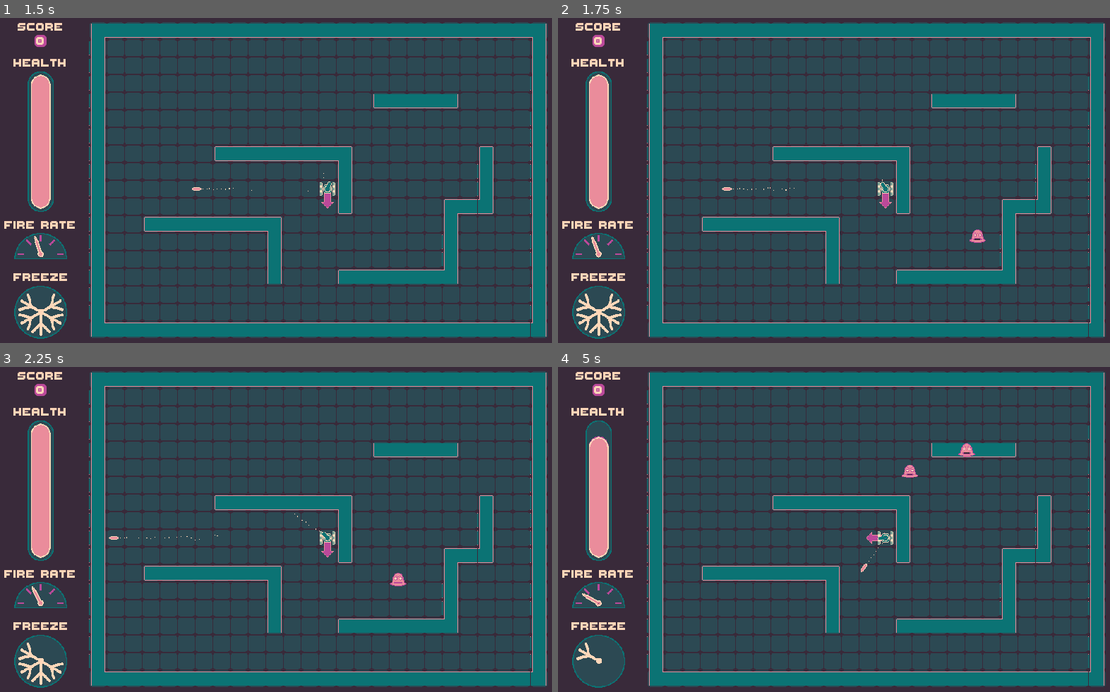
Above: before the commit, frames 1-4 (two rows, left to right).
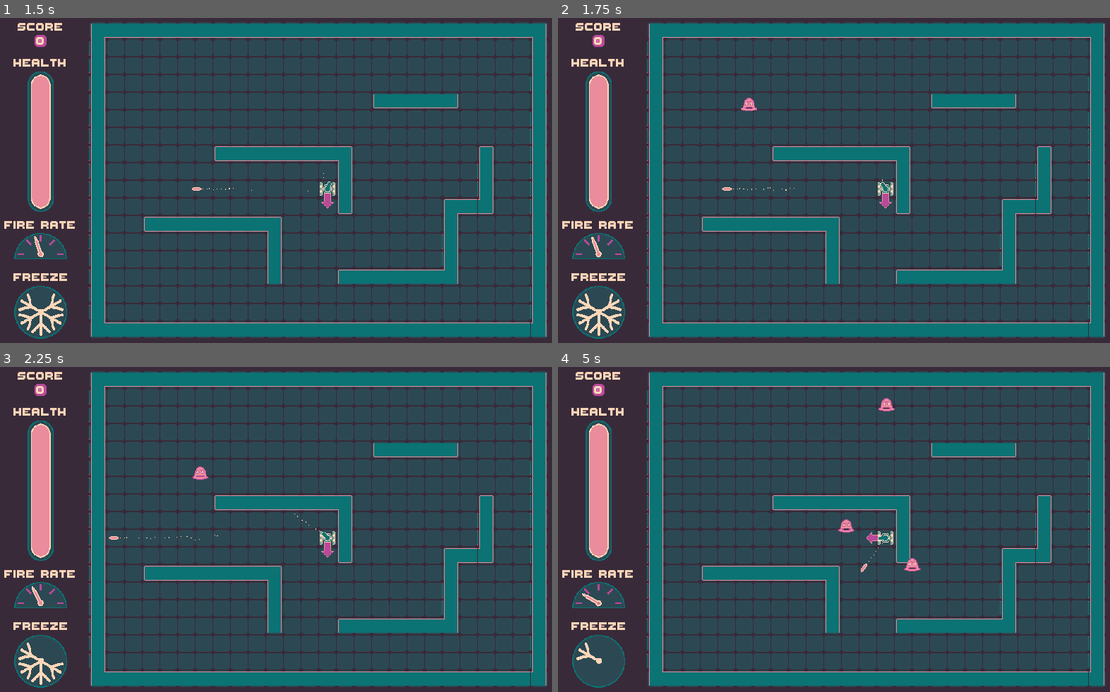
Above: after the commit, the same moments.

Repository: marc-jones/gdl-summer-jam-2021
Game: Godot game, scene res://nodes/PlayState.tscn
Same seed, same stepped clock (60 frames per second), same inputs: the game is played once before the commit and once after it.
Inputs (mouse positions are in pixels of both pictures, inside the frame that each line leads up to):
- Up to frame 1 (1.5 s): tap Enter at 0.5 s; move the mouse to (397, 164) at 0.52 s; hold Right (ui_right) 0.53-1.28 s; tap Space at 1.25 s; move the mouse to (160, 196) at 1.27 s; hold Down (ui_down) from 1.28 s (still down)
- Up to frame 2 (1.75 s): keep holding Down (ui_down)
- Up to frame 3 (2.25 s): move the mouse to (331, 458) at 2.02 s; release Down (ui_down) at 2.03 s; hold Right (ui_right) from 2.03 s (still down)
- Up to frame 4 (5 s): move the mouse to (806, 594) at 2.77 s; release Right (ui_right) at 2.78 s; hold Up (ui_up) 2.78-3.53 s; move the mouse to (999, 578) at 3.52 s; hold Left (ui_left) from 3.53 s (still down); move the mouse to (662, 480) at 4.27 s

Frame 1 is identical in both runs. In frame 2, 0.2% of the frame differs, in the area x 33-78%, y 24-70%; in frame 3, 0.2%; in frame 4, 0.6%, in the area x 5-76%, y 9-63%.

Commit message:
Improved enemy spawning

Diff:
--- a/scripts/PlayState.gd
+++ b/scripts/PlayState.gd
@@ -137,12 +137,11 @@
 		var enemy = packed_enemy.instance()
 		enemy.init($Entities/Player, $Navigation2D)
 		var enemy_position = $Entities/Player.get_position()
+		var possible_grid_positions = $Navigation2D/TileMap.get_used_cells_by_id(0)
+		possible_grid_positions.shuffle()
 		while (enemy_position.distance_to($Entities/Player.get_position()) <
 			player_dead_zone_radius):
-			enemy_position = Vector2(
-				rand_range(-$Grid.size.x/2, $Grid.size.x/2),
-				rand_range(-$Grid.size.y/2, $Grid.size.y/2)
-			)
+			enemy_position = $Grid.get_pixel_position(possible_grid_positions.pop_front())
 		enemy.set_position(enemy_position)
 		enemy.connect("enemy_killed", self, "enemy_died_callback")
 		$Entities.add_child(enemy)
